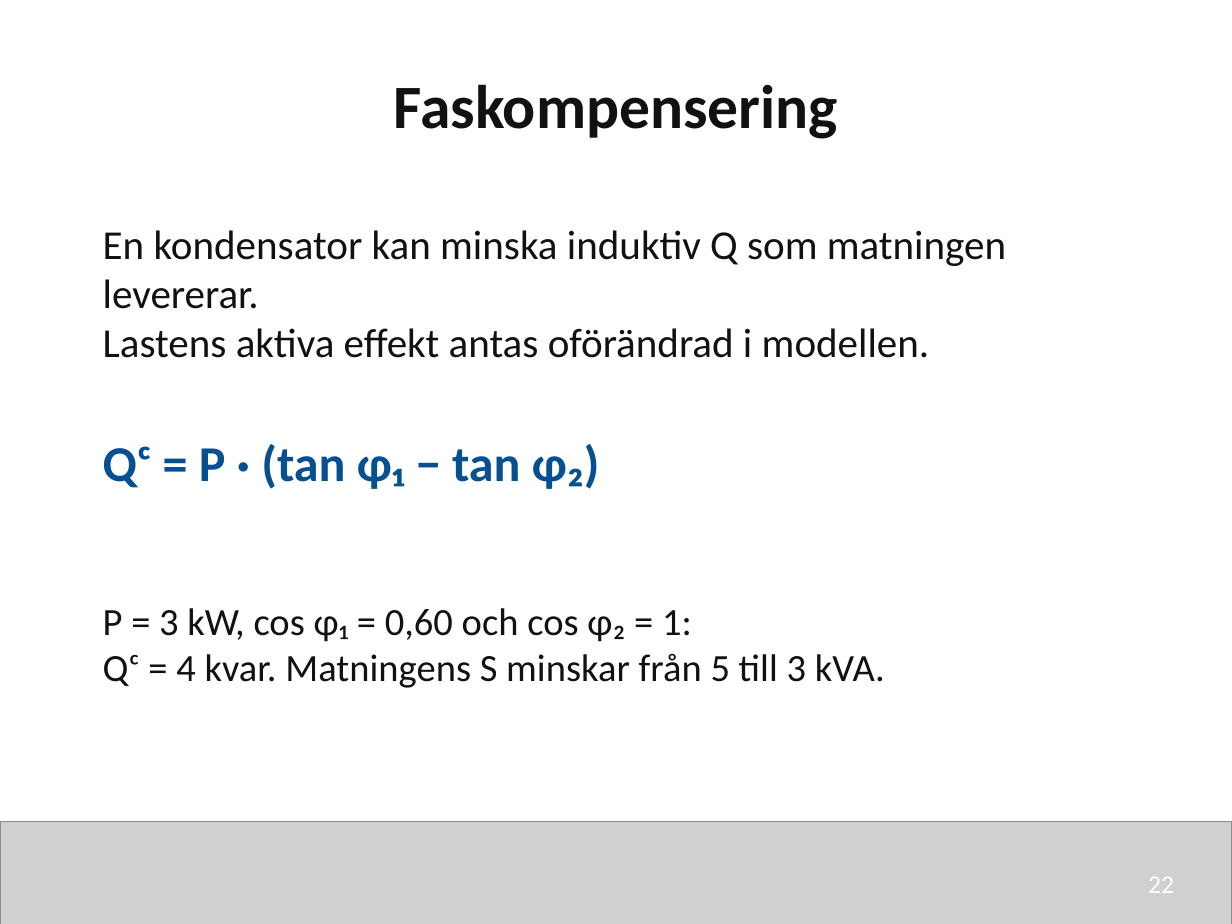
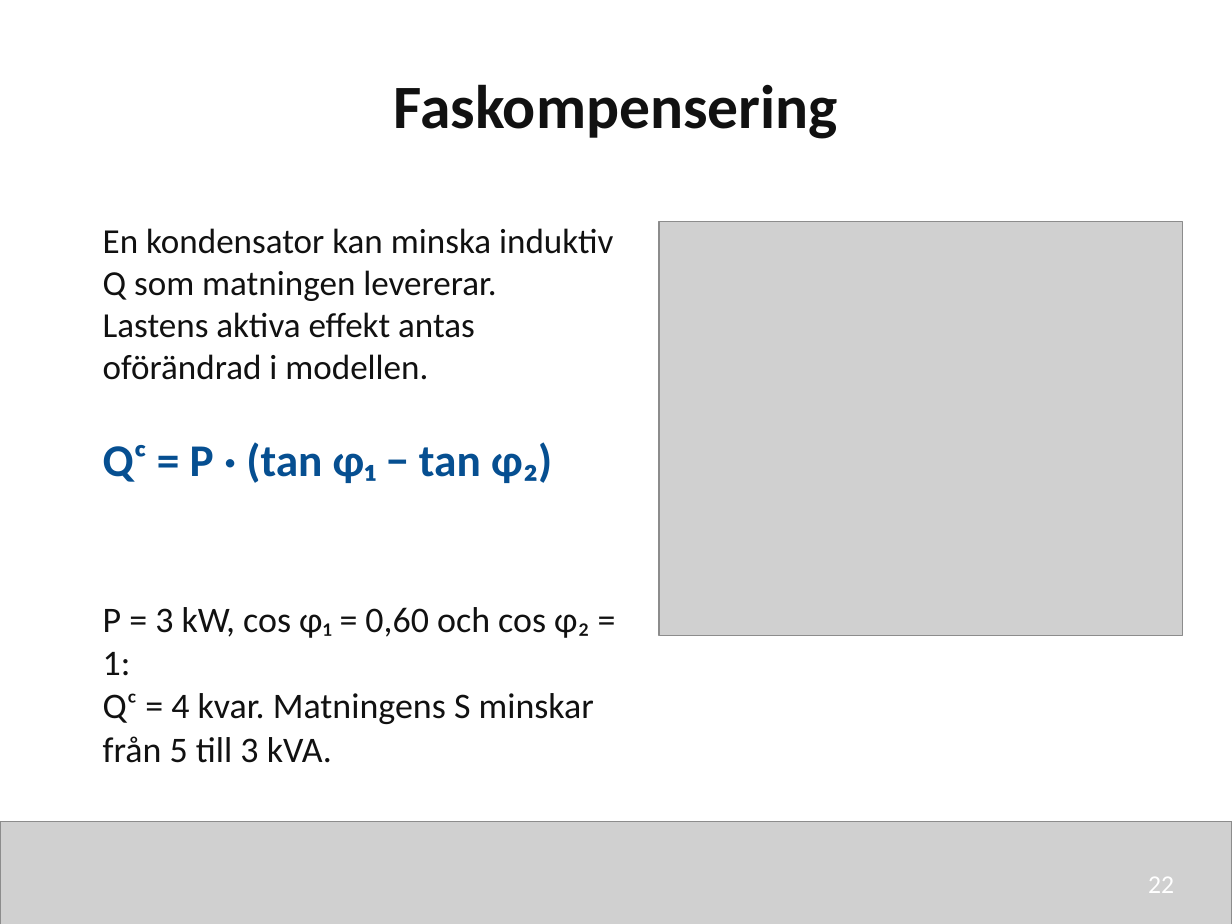
Before and after one commit to nj22az/nj22az.github.io, a slide deck: slide 22 of sjoskolan/vecka-40/aktuell/v40_03_Effekt_i_vaxelstromskretsar_elev.pptx. Drawn at 1232x924 pixels with LibreOffice and Linux fonts; fonts in the diff are those of the drawing; grey boxes stand for pictures. Boxes give left, top, right and bottom in pixels: in the first picture for what was removed or moved away, otherwise in the second. Text is boxed around its words. In the diff, an @@ line names an element or a change of style, - is before the commit and + after.

```diff
--- a/sjoskolan/vecka-40/aktuell/v40_03_Effekt_i_vaxelstromskretsar_elev.pptx
+++ b/sjoskolan/vecka-40/aktuell/v40_03_Effekt_i_vaxelstromskretsar_elev.pptx
@@ text "En kondensator kan minska induktiv ..." at bbox=[103, 228, 613, 380]: size 24 to 20.5 pt @@
@@ picture added at bbox=[659, 222, 1183, 636] @@
@@ text "Qᶜ = P · (tan ..." at bbox=[103, 442, 552, 483]: size 29.2 to 26.5 pt @@
@@ text "P = 3 kW, cos ..." at bbox=[103, 607, 594, 763]: size 22.5 to 21 pt @@
```
Also in this commit, not shown: 13 other slides changed, 17 other files.
